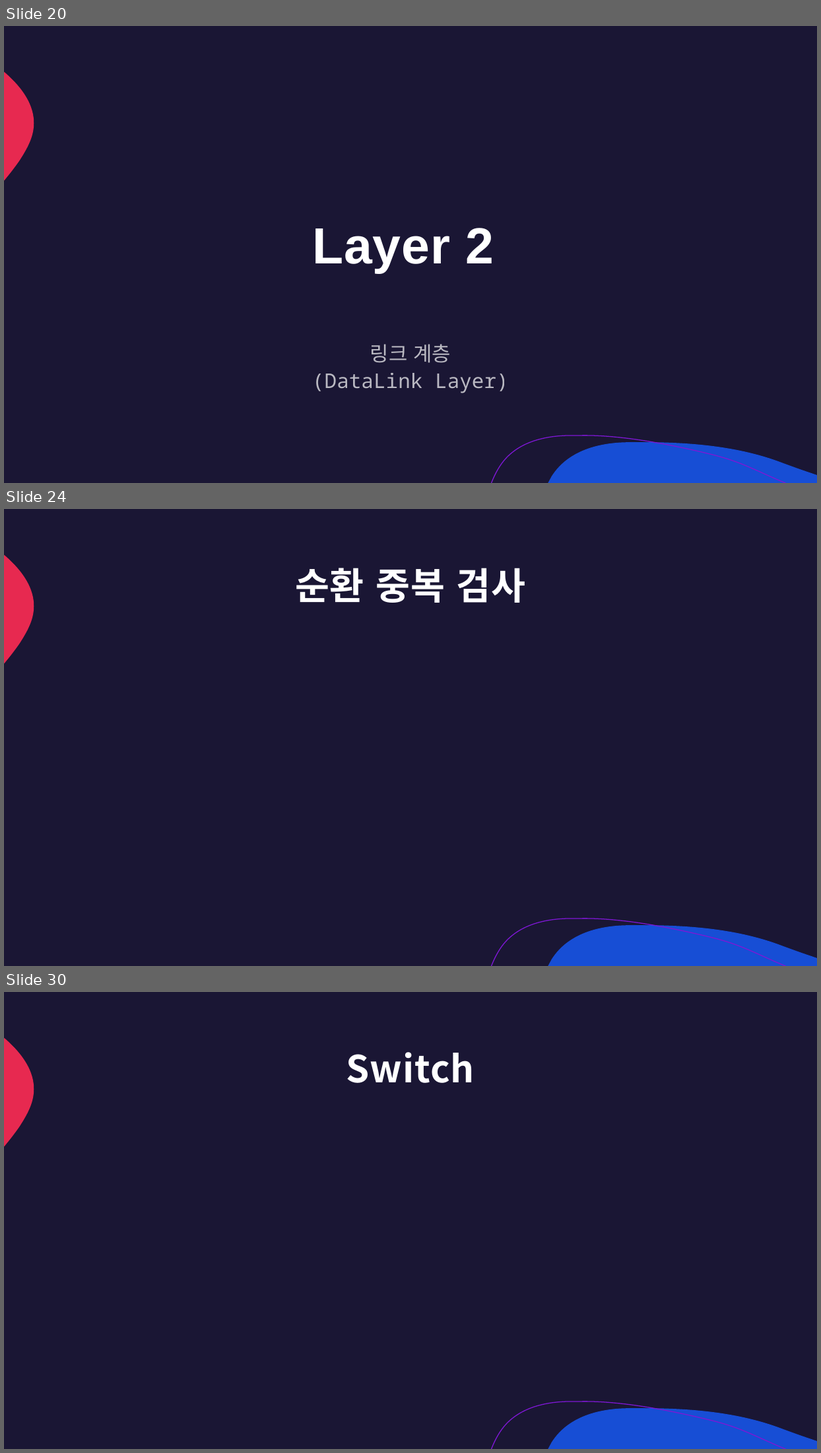
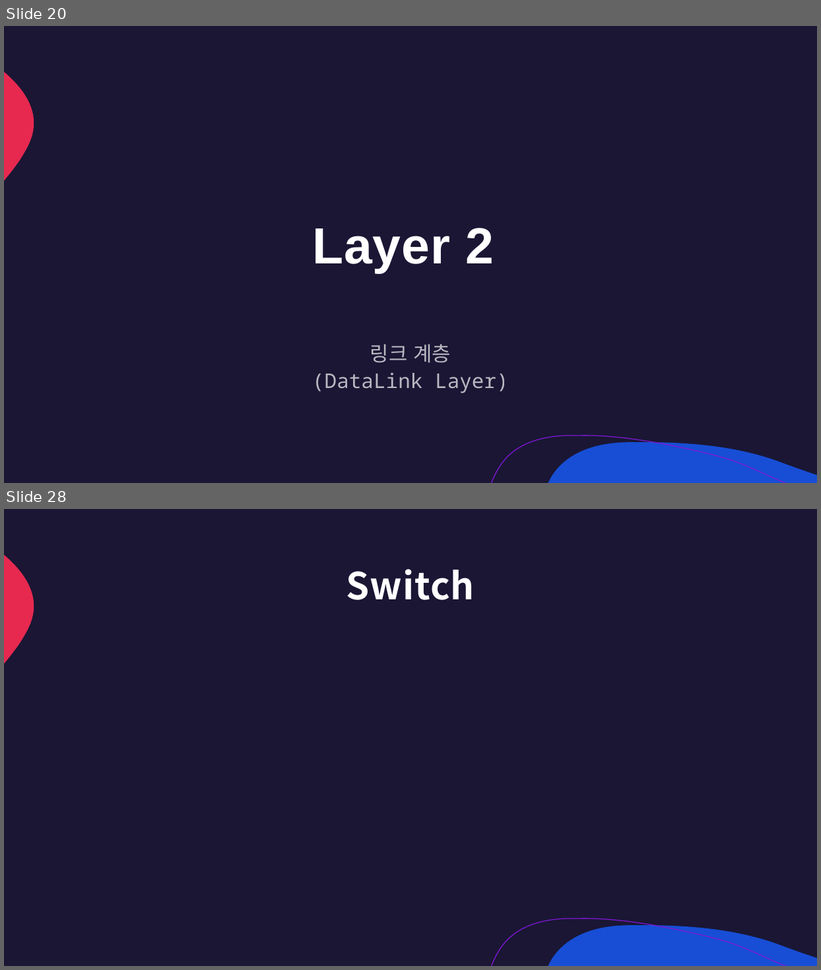
Before and after one commit to lumen4723/2024_network, a slide deck: 3.pptx. Shown one above the other, each under a label of ours: slides 20, 24 and 30 before the commit, slides 20 and 28 after it; the slides between them are not shown. The pictures are 821x1453 and 821x970 pixels, drawn with LibreOffice and Linux fonts; fonts in the diff are those of the drawing. Boxes give left, top, right and bottom in pixels: in the first picture for what was removed or moved away, otherwise in the second. Text is boxed around its words. In the diff, an @@ line names an element or a change of style, - is before the commit and + after.

```diff
--- a/3.pptx
+++ b/3.pptx
@@ slide 24 removed at [4, 509, 817, 966], background #1A1634; not listed: 3 template elements that a slide beside it also shows @@
@@ title removed at [295, 568, 526, 603] @@
-순환 중복 검사
@@ what was slide 30 is now slide 28 @@
```
Also in this commit, not shown: 11 slides changed, 8 slides added, 9 other slides removed, 1 other file.
